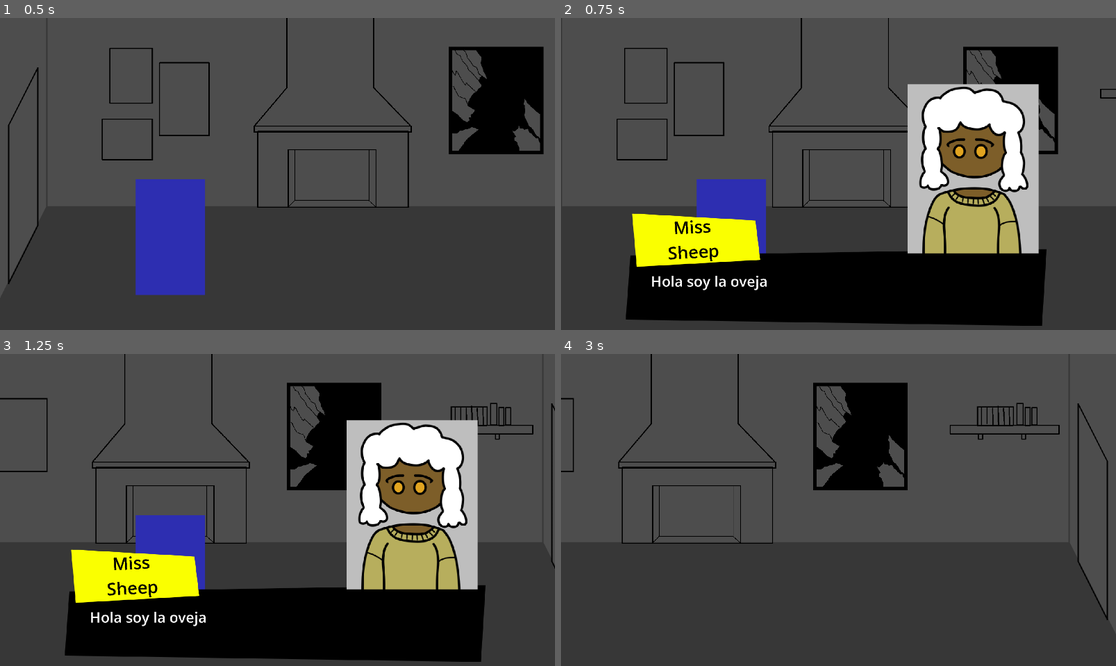
Above: before the commit, frames 1-4 (two rows, left to right).
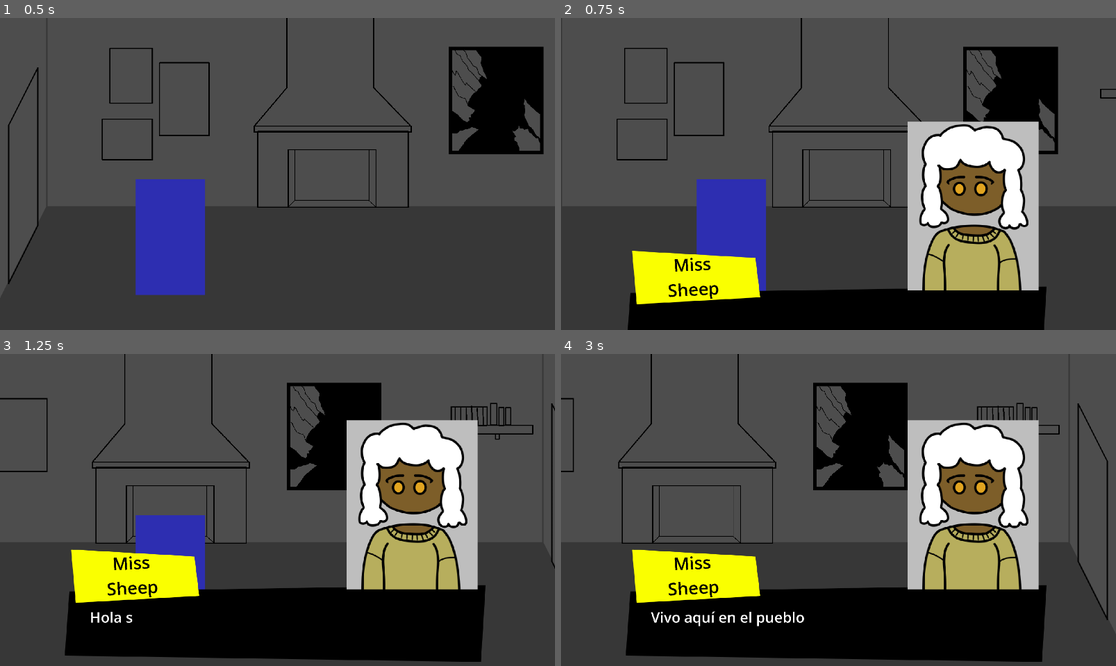
Above: after the commit, the same moments.

Repository: SaulMarrero/Unwild-Animal-Village
Game: Godot game, scene res://scenes/house.tscn
The game is run twice, just before and just after one commit, with the same random seed, the same clock (stepped at 60 frames per second) and the same inputs. The project has no main scene, so this scene is started directly.
Inputs (mouse positions are in pixels of both pictures, inside the frame that each line leads up to):
- Up to frame 1 (0.5 s): no input
- Up to frame 2 (0.75 s): tap Enter at 0.5 s; move the mouse to (716, 102) at 0.52 s; press the mouse at (716, 102) at 0.53 s; hold D (ui_right) from 0.53 s (still down)
- Up to frame 3 (1.25 s): keep holding D (ui_right)
- Up to frame 4 (3 s): move the mouse to (727, 525) at 1.27 s; release D (ui_right) at 1.28 s; release the mouse at (727, 525) at 1.28 s; hold A (ui_left) 1.28-2.03 s; click (727, 525) at 1.35 s; move the mouse to (894, 441) at 2.02 s; hold Shift (run) 2.03-2.78 s; hold D (ui_right) from 2.03 s (still down); click (894, 441) at 2.3 s; move the mouse to (810, 572) at 2.77 s; click (810, 572) at 2.85 s

Frame 1 is identical in both runs. In frame 2, 22% of the frame differs, in the area x 11-88%, y 21-100%; in frame 3, 0.2%; in frame 4, 32%, in the area x 11-88%, y 21-99%.

Commit message:
Update
Dialogos mejorados

Diff:
--- a/project.godot
+++ b/project.godot
@@ -18,6 +18,7 @@
 
 window/size/viewport_width=1920
 window/size/viewport_height=1080
+window/size/mode=3
 
 [input]
 
--- a/scenes/house.tscn
+++ b/scenes/house.tscn
@@ -61,7 +61,6 @@
 limit_right = 2600
 
 [node name="canvaslayer" type="CanvasLayer" parent="player" unique_id=1122483178]
-visible = false
 
 [node name="Marco" type="Sprite2D" parent="player/canvaslayer" unique_id=1258848422]
 position = Vector2(960, 540)
@@ -92,6 +91,7 @@
 offset_bottom = 451.0
 theme_override_font_sizes/font_size = 50
 text = "Hola esto es un texto muy promedio"
+metadata/_edit_use_anchors_ = true
 
 [node name="paintings" type="Area2D" parent="." unique_id=1370277022]
 script = ExtResource("6_f74lx")
--- a/scripts/paintings.gd
+++ b/scripts/paintings.gd
@@ -1,8 +1,9 @@
 extends Area2D
-
 @onready var cl = $"../player/canvaslayer"
+@onready var marco = $"../player/canvaslayer/Marco"
+@onready var characterSprite = $"../player/canvaslayer/characterSprite"
+@onready var labelText = $"../player/canvaslayer/characterSprite/labelText"
 @onready var labelName = $"../player/canvaslayer/characterSprite/labelName"
-@onready var labelText = $"../player/canvaslayer/characterSprite/labelText"
 
 var textos: Array[String] = [
 	"Hola soy la oveja",
@@ -10,22 +11,74 @@
 	"Ten cuidado con el lobo"
 ]
 
-var dialog_index := 0
+var index := 0
 var active := false
+var typing := false
+var skip_typing := false
+
+var marco_pos: Vector2
+var sprite_pos: Vector2
+var offset := Vector2(0, 1000)
+var slide_time := 0.5
+
+func _ready() -> void:
+	marco_pos = marco.position
+	sprite_pos = characterSprite.position
+	marco.position = marco_pos + offset
+	characterSprite.position = sprite_pos + offset
 
 func _on_input_event(viewport, event, shape_idx) -> void:
 	if event.is_action_pressed("click") and not active:
 		active = true
-		cl.visible = true
+		index = 0
 		labelName.text = "Miss\nSheep"
-		labelText.text = textos[dialog_index]
+		_open_dialog()
+		get_viewport().set_input_as_handled()
 
-func _input(event: InputEvent) -> void:
-	if active and event.is_action_pressed("click"):
-		dialog_index += 1
-		if dialog_index < textos.size():
-			labelText.text = textos[dialog_index]
+func _unhandled_input(event: InputEvent) -> void:
+	if not active or not event.is_action_pressed("click"):
+		return
+	if typing:
+		skip_typing = true
+	else:
+		index += 1
+		if index < textos.size():
+			_type_line(textos[index])
 		else:
-			cl.visible = false
-			active = false
-			dialog_index = 0
+			_close_dialog()
+
+func _open_dialog() -> void:
+	cl.visible = true
+	labelText.text = ""
+	var tween := create_tween()
+	tween.set_parallel(true)
+	tween.tween_property(marco, "position", marco_pos, slide_time)\
+		.set_trans(Tween.TRANS_QUART).set_ease(Tween.EASE_OUT)
+	tween.tween_property(characterSprite, "position", sprite_pos, slide_time)\
+		.set_trans(Tween.TRANS_QUART).set_ease(Tween.EASE_OUT)
+	tween.chain().tween_callback(func(): _type_line(textos[index]))
+
+func _type_line(text: String) -> void:
+	typing = true
+	skip_typing = false
+	labelText.text = ""
+	for c in text:
+		if skip_typing:
+			break
+		labelText.text += c
+		await get_tree().create_timer(0.03).timeout
+	labelText.text = text
+	typing = false
+
+func _close_dialog() -> void:
+	var tween := create_tween()
+	tween.set_parallel(true)
+	tween.tween_property(marco, "position", marco_pos + offset, slide_time * 0.6)\
+		.set_trans(Tween.TRANS_QUART).set_ease(Tween.EASE_IN)
+	tween.tween_property(characterSprite, "position", sprite_pos + offset, slide_time * 0.6)\
+		.set_trans(Tween.TRANS_QUART).set_ease(Tween.EASE_IN)
+	tween.chain().tween_callback(func():
+		cl.visible = false
+		active = false
+		index = 0
+	)
